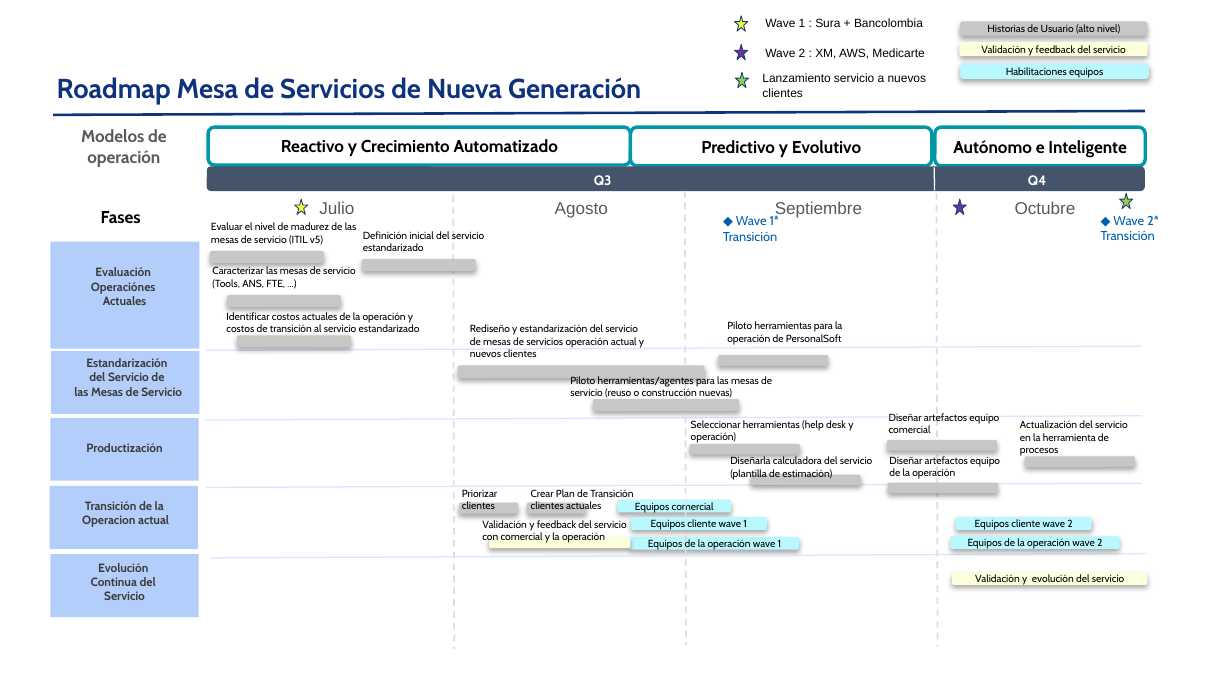
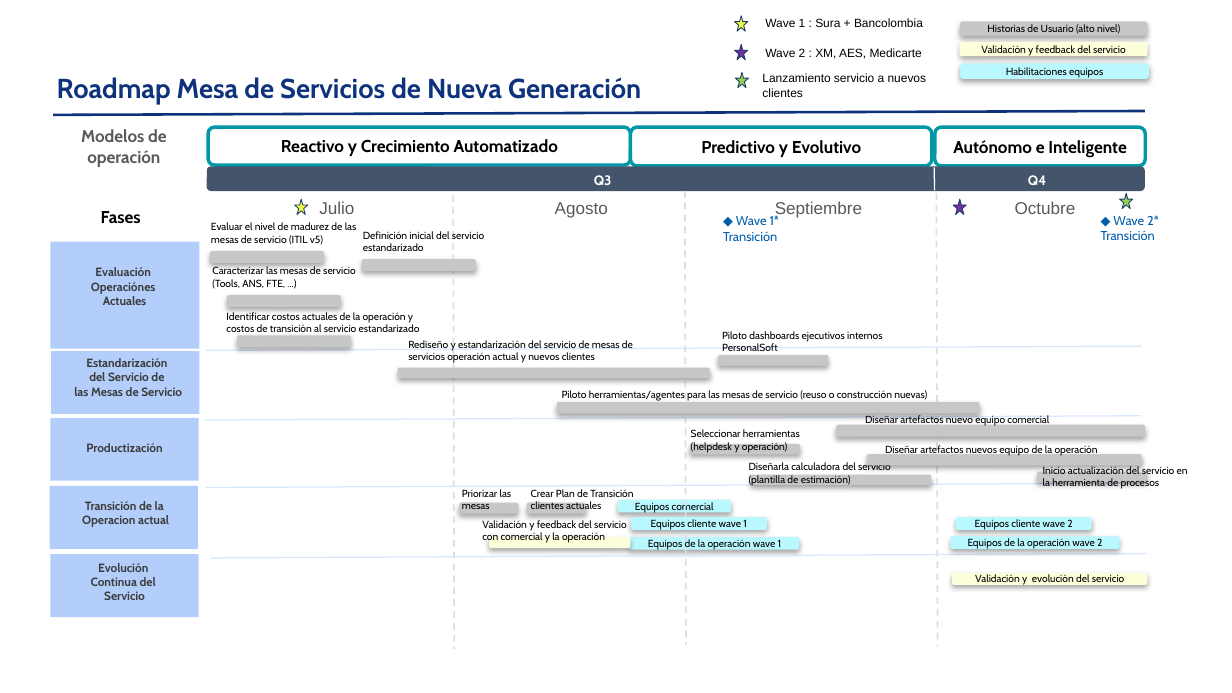
Before and after one commit to nataliazarthapersonalsoft/mesadeservicio-modernizacionaplicaciones, a slide deck: slide 8 of 04-planning/roadmaps/Mesa de Servicio Roadmap Julio.pptx (slide 9 before the commit). Drawn at 1232x693 pixels with LibreOffice and Linux fonts; fonts in the diff are those of the drawing; background and template pictures are left out. Boxes give left, top, right and bottom in pixels: in the first picture for what was removed or moved away, otherwise in the second. Text is boxed around its words. In the diff, an @@ line names an element or a change of style, - is before the commit and + after.

```diff
--- a/04-planning/roadmaps/Mesa de Servicio Roadmap Julio.pptx
+++ b/04-planning/roadmaps/Mesa de Servicio Roadmap Julio.pptx
@@ text at bbox=[765, 48, 922, 59]: text changed @@
-Wave 2 : XM, AWS, Medicarte
+Wave 2 : XM, AES, Medicarte
@@ text "Rediseño y estandarización del servicio ..." rewrapped from bbox=[470, 324, 644, 357] to bbox=[408, 340, 633, 363] @@
@@ text at bbox=[722, 331, 882, 351]: text changed @@
-Piloto herramientas para la operación de PersonalSoft
+Piloto dashboards ejecutivos internos PersonalSoft
@@ rounded rectangle: place and size @@
-rounded rectangle at bbox=[458, 366, 705, 378]
+rounded rectangle at bbox=[398, 367, 710, 378]
@@ text "Piloto herramientas/agentes para las mesas ..." rewrapped from bbox=[570, 375, 772, 398] to bbox=[562, 390, 927, 401] @@
@@ rounded rectangle: place and size @@
-rounded rectangle at bbox=[593, 399, 739, 411]
+rounded rectangle at bbox=[557, 402, 979, 413]
@@ text at bbox=[865, 415, 1049, 426]: text changed @@
-Diseñar artefactos equipo comercial
+Diseñar artefactos nuevo equipo comercial
@@ text at bbox=[691, 429, 800, 452]: spaces changed @@
-Seleccionar herramientas (help desk y operación)
+Seleccionar herramientas (helpdesk y operación)
@@ rounded rectangle: place and size @@
-rounded rectangle at bbox=[887, 440, 998, 451]
+rounded rectangle at bbox=[837, 425, 1146, 437]
@@ text at bbox=[885, 444, 1098, 455]: text changed @@
-Diseñar artefactos equipo de la operación
+Diseñar artefactos nuevos equipo de la operación
@@ text "Diseñarla calculadora del servicio (plantilla ...": place and size @@
-text "Diseñarla calculadora del servicio (plantilla ..." at bbox=[730, 456, 873, 479]
+text "Diseñarla calculadora del servicio (plantilla ..." at bbox=[749, 462, 891, 485]
@@ rounded rectangle: place and size @@
-rounded rectangle at bbox=[750, 474, 861, 485]
+rounded rectangle at bbox=[750, 474, 931, 485]
@@ rounded rectangle: place and size @@
-rounded rectangle at bbox=[887, 483, 998, 494]
+rounded rectangle at bbox=[867, 455, 1142, 466]
@@ rounded rectangle: place and size @@
-rounded rectangle at bbox=[1025, 456, 1136, 467]
+rounded rectangle at bbox=[1037, 472, 1148, 483]
@@ text at bbox=[1043, 466, 1188, 489]: text changed @@
-Actualización del servicio en la herramienta de procesos
+Inicio actualización del servicio en la herramienta de procesos
@@ text at bbox=[462, 489, 512, 509]: text changed @@
-Priorizar clientes
+Priorizar las mesas
```
Also in this commit, not shown: 6 other slides changed, 1 slide removed, 1 other file.
